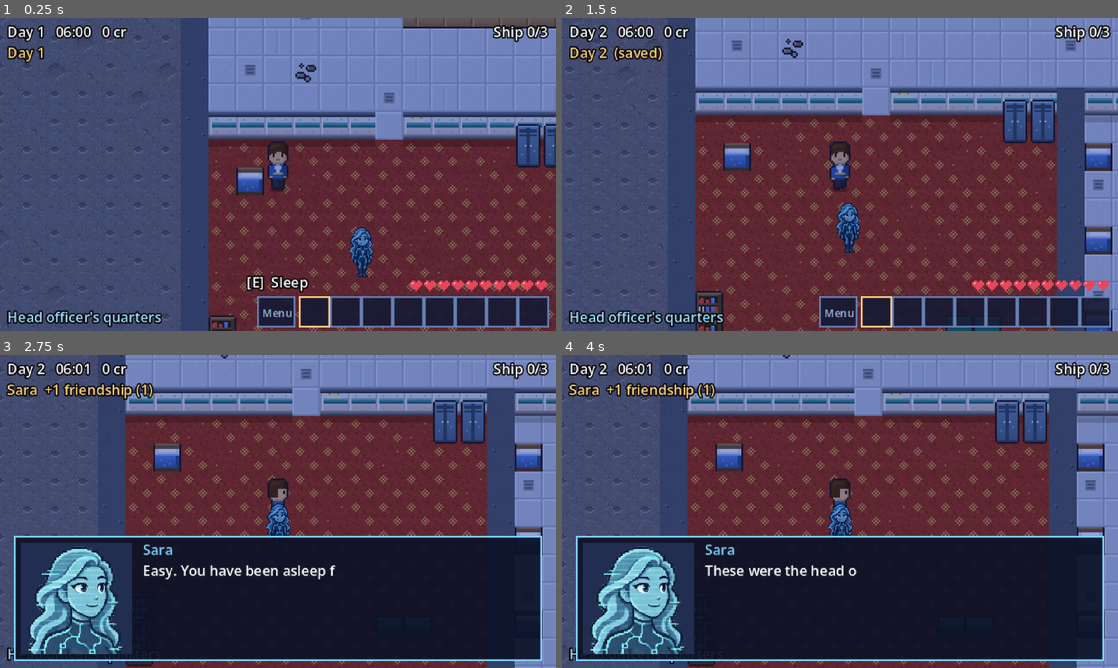
Above: before the commit, frames 1-4 (two rows, left to right).
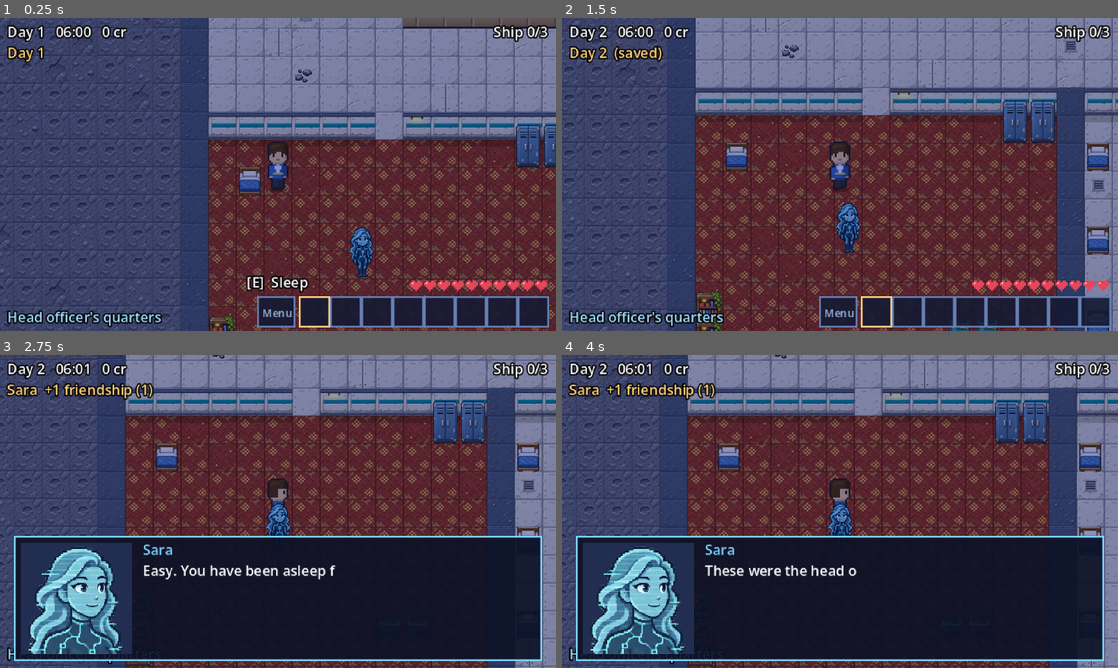
Above: after the commit, the same moments.

Repository: Antrisa/Project-Deneb
Game: Godot game, scene res://main.tscn
The game is run twice, just before and just after one commit, with the same random seed, the same clock (stepped at 60 frames per second) and the same inputs.
Inputs (mouse positions are in pixels of both pictures, inside the frame that each line leads up to):
- Up to frame 1 (0.25 s): no input
- Up to frame 2 (1.5 s): tap Enter at 0.5 s; move the mouse to (962, 158) at 0.52 s; hold D (move_right) 0.53-1.28 s; hold E (interact) 0.53-1.28 s; click (962, 158) at 0.67 s; move the mouse to (728, 190) at 1.27 s; hold S (move_down) from 1.28 s (still down); tap Space (use) at 1.35 s
- Up to frame 3 (2.75 s): move the mouse to (333, 442) at 2.02 s; release S (move_down) at 2.03 s; hold D (move_right) from 2.03 s (still down); tap Enter at 2.1 s
- Up to frame 4 (4 s): move the mouse to (812, 574) at 2.77 s; release D (move_right) at 2.78 s; hold W (move_up) 2.78-3.53 s; tap F at 2.85 s; click (812, 574) at 2.92 s; tap Space (use) at 3.5 s; move the mouse to (1006, 558) at 3.52 s; hold A (move_left) from 3.53 s (still down); tap I at 3.6 s

The runs differ from the first frame. In frame 1, 18% of the frame differs, in the area x 0-100%, y 0-100%; in frame 2, 20%; in frame 3, 14%; in frame 4, 14%.

Commit message:
Install environment pack v1 at double detail
Tiles, animated effects, ore veins and the ship now use Zachary's
Environment Pack v1 (32px cells). The game draws tiles, overlays and
sprites from art of any size at the same world size.

tools/build.py keeps hand-made tiles.png but fills empty slots, keeps the
generated couch and shop counter (the pack's versions were a chest and a
bench that does not join up), and puts a floor under see-through floor
tiles. Previews are now composed from the real art files.

Also fixes floor variations being reset by objects that share a letter,
and the carried crate, which was pointing at the wrong tile.

Co-Authored-By: Claude Fable 5.2 <noreply@anthropic.com>
Claude-Session: https://claude.ai/code/session_013NFuzCtsXhGx4vnyseTSue

Diff:
--- a/scripts/area.gd
+++ b/scripts/area.gd
@@ -8,12 +8,14 @@
 var data: Dictionary
 var tiles_tex: Texture2D
 var overhead := false      # true for the layer drawn in front of characters (tops of tall objects)
+var cell := 16             # size of one tile in tiles.png (16, or 32 for double-detail art)
 
 
 func setup(area_data: Dictionary, tex: Texture2D, is_overhead: bool = false) -> void:
 	data = area_data
 	tiles_tex = tex
 	overhead = is_overhead
+	cell = tex.get_width() / int(MapData.TILE_COLUMNS)
 
 
 func _draw() -> void:
@@ -42,7 +44,7 @@
 				var index: int = MapData.TILE_FLOOR[fch]
 				var n: int = MapData.TILE_VARIANTS.get(fch, 1)
 				if n > 1:
-					var pick: int = absi((x * 73856093) ^ (y * 19349663)) % (n * 3)
+					var pick: int = absi((x * 73856093) ^ (y * 19349663)) % (n * 6)
 					if pick < n:
 						index += pick
 				_tile(index, x, y)
@@ -62,10 +64,11 @@
 		draw_rect(r.grow(-1.0), Color("e6be3c"), false, 1.0)
 
 
-# tiles.png columns are 16 wide and 32 tall: the tile is the lower half, the top of a tall object the upper half.
+# Each column of tiles.png is one cell wide and two cells tall: the tile is the lower half,
+# the top of a tall object the upper half. Whatever size the art is, a tile is drawn 16x16 in the world.
 func _tile(index: int, x: int, y: int) -> void:
-	draw_texture_rect_region(tiles_tex, Rect2(x * TILE, y * TILE, TILE, TILE), Rect2(index * TILE, TILE, TILE, TILE))
+	draw_texture_rect_region(tiles_tex, Rect2(x * TILE, y * TILE, TILE, TILE), Rect2(index * cell, cell, cell, cell))
 
 
 func _top(index: int, x: int, y: int) -> void:
-	draw_texture_rect_region(tiles_tex, Rect2(x * TILE, y * TILE, TILE, TILE), Rect2(index * TILE, 0, TILE, TILE))
+	draw_texture_rect_region(tiles_tex, Rect2(x * TILE, y * TILE, TILE, TILE), Rect2(index * cell, 0, cell, cell))
--- a/scripts/main.gd
+++ b/scripts/main.gd
@@ -1,5 +1,5 @@
 extends Node2D
-# Echo Landing - milestone 15: character pack v1 (hand-made NPC walk sheets and portraits at double detail).
+# Echo Landing - milestone 16: environment pack v1 (hand-made tiles, effects, ore and ship at double detail).
 #   Cave creatures:            scripts/enemy.gd
 #   Hotbar and menu:           scripts/ui.gd      Items and recipes: scripts/item_data.gd
 # Six connected areas, ten residents, portraits, daily schedules.
@@ -391,6 +391,8 @@
 	s.texture = load(info[0])
 	s.hframes = 4
 	s.centered = false
+	var fit: float = 16.0 / (s.texture.get_width() / 4.0)
+	s.scale = Vector2(fit, fit)
 	s.position = Vector2(x * TILE, (y - 1 if on_top else y) * TILE)
 	s.visible = false
 	if on_top:
@@ -518,7 +520,7 @@
 		vein.texture = load("res://art/%s.png" % item)
 		vein.hframes = 2
 		vein.centered = false
-		vein.offset = Vector2(-8, -16)
+		_fit_sprite(vein, 2, 1, 16.0)
 		vein.position = Vector2(tile.x * TILE + 8, tile.y * TILE + 16)
 		vein.visible = false
 		actors.add_child(vein)
@@ -539,7 +541,7 @@
 	wreck_sprite.texture = load("res://art/wreck.png")
 	wreck_sprite.hframes = 4
 	wreck_sprite.centered = false
-	wreck_sprite.offset = Vector2(-32, -32)
+	_fit_sprite(wreck_sprite, 4, 1, 64.0)
 	wreck_sprite.position = Vector2(float(wreck[1]), float(wreck[2]))
 	wreck_sprite.visible = false
 	actors.add_child(wreck_sprite)
@@ -581,6 +583,15 @@
 
 # Someone who stays in one place. One person can appear in several places
 # (Sara's holograms) and shares one state.
+# Art can be drawn at any size. This scales a sprite so one frame is `world_width` wide in the world,
+# and puts its origin at the bottom centre of the frame.
+func _fit_sprite(s: Sprite2D, columns: int, rows: int, world_width: float) -> void:
+	var frame_w: float = s.texture.get_width() / float(columns)
+	var frame_h: float = s.texture.get_height() / float(rows)
+	s.scale = Vector2(world_width / frame_w, world_width / frame_w)
+	s.offset = Vector2(-frame_w / 2.0, -frame_h)
+
+
 func _add_person(who: String, area_name: String, tile: Vector2i, radius: float) -> void:
 	var id: String = _ensure_person(who)
 	var s := Sprite2D.new()
--- a/scripts/map_data.gd
+++ b/scripts/map_data.gd
@@ -6,8 +6,9 @@
 const TILE_OBJ = {"c": 50, "t": 51, "p": 52, "k": 53, "b": 54, "o": 55, "S": 56, "C": 57, "T": 58, "a": 59, "G": 60, "O": 61, "F": 62, "H": 63, "P": 64, "x": 65, "L": 66, "y": 67, "e": 68, "K": 69, "l": 70, "q": 71, "n": 72, "f": 73, "v": 74}
 const SOLID_FLOOR = "~#WwrdgMNZVOBJ"
 const WALL_FACES = "WwgNZ"
-const TILE_VARIANTS = {".": 4, ",": 2, "f": 1, "h": 3, "u": 1, "s": 3, "m": 3, "i": 3, "U": 1, "D": 1, "A": 1, "R": 1, "#": 2, "W": 4, "w": 1, "r": 4, "d": 1, "g": 1, "M": 2, "N": 2, "Z": 1, "V": 1, "O": 1, "B": 1, "J": 1, "c": 1, "t": 1, "p": 1, "k": 1, "b": 1, "o": 1, "S": 1, "C": 1, "T": 1, "a": 1, "G": 1, "F": 1, "H": 1, "P": 1, "x": 1, "L": 1, "y": 1, "e": 1, "K": 1, "l": 1, "q": 1, "n": 1, "v": 1}
+const TILE_VARIANTS = {".": 4, ",": 2, "f": 4, "h": 3, "u": 1, "s": 3, "m": 3, "i": 3, "U": 1, "D": 1, "A": 1, "R": 1, "#": 2, "W": 4, "w": 1, "r": 4, "d": 1, "g": 1, "M": 2, "N": 2, "Z": 1, "V": 1, "O": 2, "B": 1, "J": 1}
 const TALL = "JpkSTaFHPLKlqnv"
+const TILE_COLUMNS = 110
 const START = ["west", 23, 67]
 const WRECK = ["eng", 672, 320]
 const PEOPLE = [["Sara", "top", 19, 3, 26], ["Sara", "west", 26, 70, 26], ["Sara", "west", 48, 35, 36], ["Sara", "main", 90, 65, 26]]
--- a/scripts/player.gd
+++ b/scripts/player.gd
@@ -1,5 +1,7 @@
 extends Node2D
 # The player. Position is the point between the feet.
+
+const MapData = preload("res://scripts/map_data.gd")
 
 const SPEED := 70.0
 const CARRY_SPEED := 50.0
@@ -44,8 +46,11 @@
 	# The crate shown over the head while carrying (crate tile from tiles.png).
 	_crate = Sprite2D.new()
 	_crate.texture = load("res://art/tiles.png")
+	var cell: int = _crate.texture.get_width() / int(MapData.TILE_COLUMNS)
+	var crate_index: int = MapData.TILE_OBJ["c"]
 	_crate.region_enabled = true
-	_crate.region_rect = Rect2(6 * 16, 0, 16, 16)
+	_crate.region_rect = Rect2(crate_index * cell, cell, cell, cell)
+	_crate.scale = Vector2(16.0 / cell, 16.0 / cell)
 	_crate.centered = false
 	_crate.position = Vector2(-8, -44)
 	_crate.visible = false
Binary file changed: art/copper_ore.png
Binary file changed: art/fx_console.png
Binary file changed: art/fx_core.png
Binary file changed: art/fx_display.png
Binary file changed: art/fx_furnace.png
Binary file changed: art/fx_water.png
Not shown, changed: art/hand_edited.txt
Binary file changed: art/iron_ore.png
Binary file changed: art/tiles.png
Binary file changed: art/wreck.png
